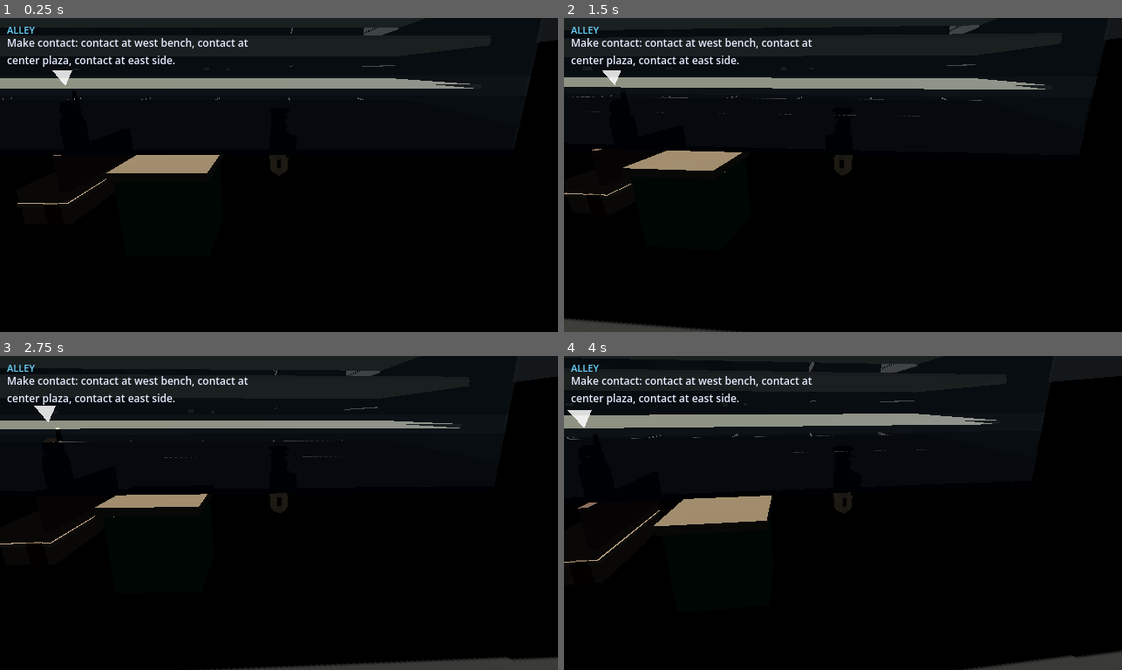
Above: before the commit, frames 1-4 (two rows, left to right).
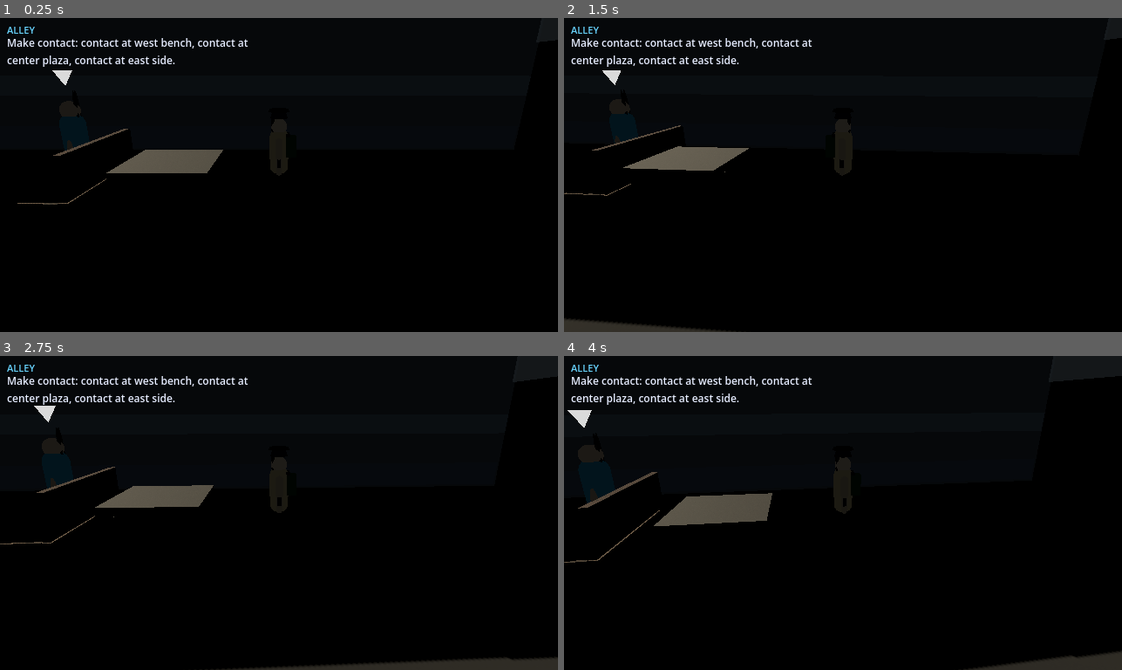
Above: after the commit, the same moments.

Repository: TheJohnCipher/golden_boy_3d_orthographic_closecam
Game: Godot game, scene res://scenes/main.tscn
Two runs of this game, one before a commit and one after it. Both use one fixed random seed, a clock stepped at 60 frames per second and the inputs below.
Inputs (mouse positions are in pixels of both pictures, inside the frame that each line leads up to):
- Up to frame 1 (0.25 s): no input
- Up to frame 2 (1.5 s): tap Enter at 0.5 s; move the mouse to (870, 175) at 0.52 s; hold W from 0.53 s (still down); tap E at 0.6 s; move the mouse to (815, 175) at 1.27 s; tap Tab at 1.35 s
- Up to frame 3 (2.75 s): keep holding W; move the mouse to (290, 506) at 2.02 s; tap R at 2.1 s
- Up to frame 4 (4 s): keep holding W; move the mouse to (837, 519) at 2.77 s; tap E at 2.85 s; move the mouse to (887, 516) at 3.52 s; tap Tab at 3.6 s

The runs differ from the first frame. In frame 1, 4.6% of the frame differs, in the area x 0-85%, y 3-60%; in frame 2, 4.6%; in frame 3, 3.9%; in frame 4, 5.3%, in the area x 0-78%, y 1-66%.

Commit message:
Fix day NPC activity and building rendering artifacts

Diff:
--- a/scripts/world_3d.gd
+++ b/scripts/world_3d.gd
@@ -458,7 +458,7 @@
 	material.albedo_color = color
 	material.roughness = 0.95
 	material.texture_filter = BaseMaterial3D.TEXTURE_FILTER_LINEAR_WITH_MIPMAPS
-	material.cull_mode = BaseMaterial3D.CULL_DISABLED
+	material.cull_mode = BaseMaterial3D.CULL_BACK
 
 	# Default triplanar
 	material.uv1_triplanar = true
@@ -468,10 +468,10 @@
 	var tex_set = _get_surface_texture(lower)
 	if tex_set and tex_set.has("albedo"):
 		material.albedo_texture = tex_set["albedo"]
-	if tex_set and tex_set.has("normal"):
+	if tex_set and tex_set.has("normal") and tex_set["normal"] != null:
 		material.normal_enabled = true
 		material.normal_texture = tex_set["normal"]
-	if tex_set and tex_set.has("roughness"):
+	if tex_set and tex_set.has("roughness") and tex_set["roughness"] != null:
 		material.roughness_texture = tex_set["roughness"]
 		material.roughness_texture_channel = BaseMaterial3D.TEXTURE_CHANNEL_RED
 
@@ -515,9 +515,7 @@
 		material.uv1_world_triplanar = false
 		material.uv1_scale = Vector3(1.2, 1.2, 1.2)
 		material.roughness = 0.88
-		material.cull_mode = BaseMaterial3D.CULL_DISABLED  # Double-sided
-		material.no_depth_test = true
-		material.depth_draw_mode = BaseMaterial3D.DEPTH_DRAW_OPAQUE_ONLY
+		material.cull_mode = BaseMaterial3D.CULL_DISABLED  # Double-sided thin trim
 		return
 
 
@@ -572,7 +570,7 @@
 		material.metallic = 0.18
 		material.roughness = 0.78
 		material.uv1_scale = Vector3(0.72, 0.72, 0.72)
-	return
+		return
 
 	if lower.contains("frontageconnectorfloor"):
 		material.albedo_texture = _get_surface_texture("plaza").albedo
@@ -1431,7 +1429,7 @@
 		mat.cull_mode = BaseMaterial3D.CULL_DISABLED
 		node.cast_shadow = GeometryInstance3D.SHADOW_CASTING_SETTING_OFF
 		mat.disable_receive_shadows = true
-		# no_depth_test only for glass to avoid overwriting front objects
+		# Keep thin trim double-sided, but preserve depth testing to avoid overdraw artifacts.
 
 	# Simple LOD
 	node.visible = true
@@ -1484,6 +1482,10 @@
 	contact_npcs.append(_spawn_npc("Mara", "contact", "alibi", "day", Vector3(-9.5, 0.0, -15.0), [], 0.0))
 	contact_npcs.append(_spawn_npc("Jules", "contact", "guest_pass", "day", Vector3(-2.5, 0.0, 0.0), [], 0.0))
 	contact_npcs.append(_spawn_npc("Nico", "contact", "route_intel", "day", Vector3(7.0, 0.0, 8.0), [], 0.0))
+	# Day ambience patrols so the block does not feel frozen before night.
+	civilian_npcs.append(_spawn_npc("Day Civilian A", "civilian", "", "day", Vector3(-6.5, 0.0, -10.0), [Vector3(-6.5, 0.0, -10.0), Vector3(-3.5, 0.0, -3.5)], 0.7))
+	civilian_npcs.append(_spawn_npc("Day Civilian B", "civilian", "", "day", Vector3(0.5, 0.0, 5.5), [Vector3(0.5, 0.0, 5.5), Vector3(3.5, 0.0, 11.0)], 0.75))
+	civilian_npcs.append(_spawn_npc("Day Civilian C", "civilian", "", "day", Vector3(9.0, 0.0, -2.0), [Vector3(9.0, 0.0, -2.0), Vector3(6.0, 0.0, 3.0)], 0.72))
 
 # Night guards - 2nd set + night2 ramp (extend patrols/detection)
 	guard_npcs.append(_spawn_npc("Guard One", "guard", "", "night", Vector3(-7.5, 0.0, -8.0), [Vector3(-7.5, 0.0, -8.0), Vector3(-7.5, 0.0, 8.0), Vector3(-3.0, 0.0, 12.0)], 1.6))
